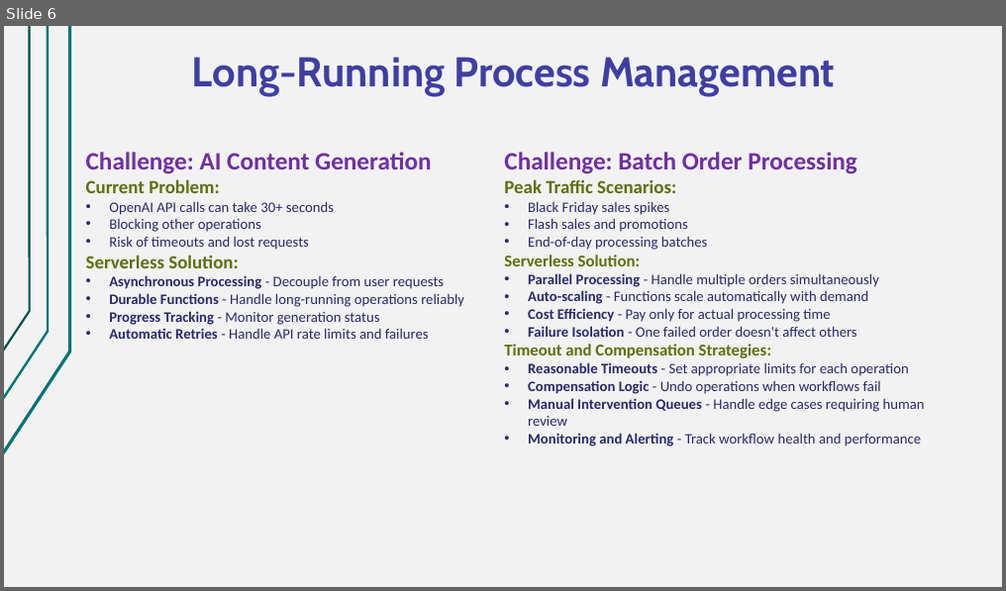
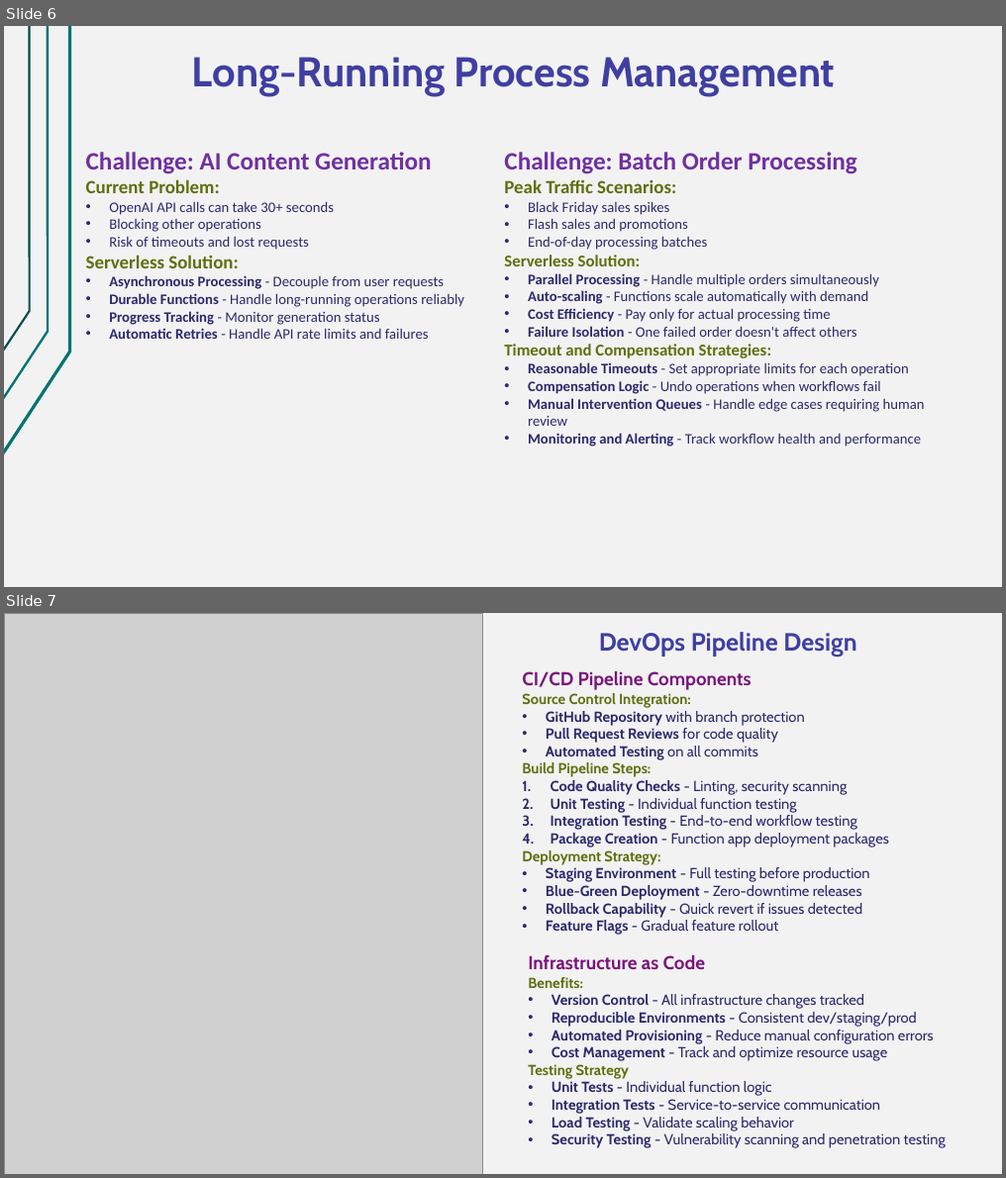
Before and after one commit to Nikolai-Semko/CST8917_Final_Oral_Exam, a slide deck: CST8917_Final_Oral_Exam_Presentation.pptx. Shown one above the other, each under a label of ours: slide 6 before the commit, slides 6 and 7 after it. The pictures are 1006x591 and 1006x1178 pixels, drawn with LibreOffice and Linux fonts; fonts in the diff are those of the drawing; grey boxes stand for pictures. Boxes give left, top, right and bottom in pixels: in the first picture for what was removed or moved away, otherwise in the second. Text is boxed around its words. In the diff, an @@ line names an element or a change of style, - is before the commit and + after.

```diff
--- a/CST8917_Final_Oral_Exam_Presentation.pptx
+++ b/CST8917_Final_Oral_Exam_Presentation.pptx
@@ slide 7 added at (4,613,1002,1174), background #F2F2F2; not listed: 3 template elements that a slide beside it also shows @@
@@ picture added at (4,613,483,1174) @@
@@ text added at (599,632,856,657), 24 pt, text #3F3FA2, bold @@
+DevOps Pipeline Design
@@ text added at (522,671,889,935), 14 pt, text #2A2A6C, bold @@
+CI/CD Pipeline Components
+Source Control Integration:
+• GitHub Repository with branch protection
+• Pull Request Reviews for code quality
+• Automated Testing on all commits
+Build Pipeline Steps:
+1. Code Quality Checks - Linting, security scanning
+2. Unit Testing - Individual function testing
+3. Integration Testing - End-to-end workflow testing
+4. Package Creation - Function app deployment packages
+Deployment Strategy:
+• Staging Environment - Full testing before production
+• Blue-Green Deployment - Zero-downtime releases
+• Rollback Capability - Quick revert if issues detected
+• Feature Flags - Gradual feature rollout
@@ text added at (528,956,945,1149), 14 pt, text #2A2A6C @@
+Infrastructure as Code
+Benefits:
+• Version Control - All infrastructure changes tracked
+• Reproducible Environments - Consistent dev/staging/prod
+• Automated Provisioning - Reduce manual configuration errors
+• Cost Management - Track and optimize resource usage
+Testing Strategy
+• Unit Tests - Individual function logic
+• Integration Tests - Service-to-service communication
+• Load Testing - Validate scaling behavior
+• Security Testing - Vulnerability scanning and penetration testing
```
Also in this commit, not shown: 5 other slides added, 5 slides removed, 1 other file.
